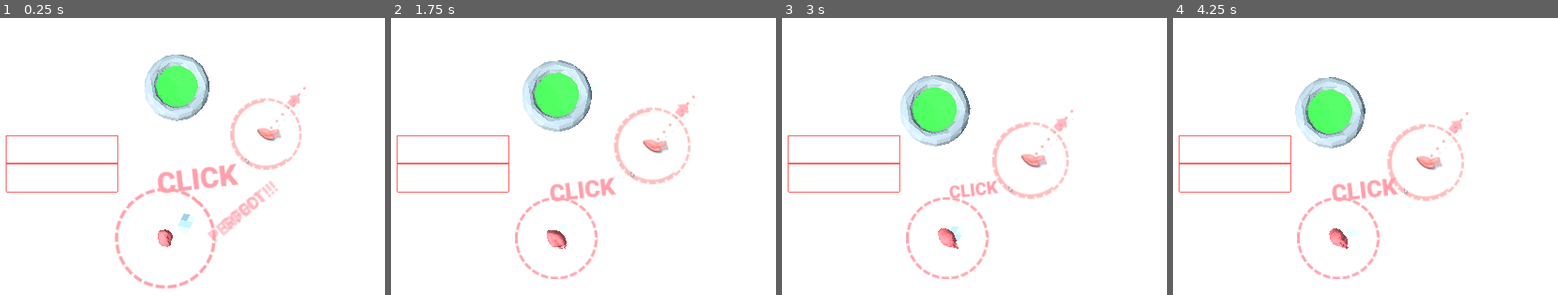
Above: before the commit, frames 1-4 (left to right).
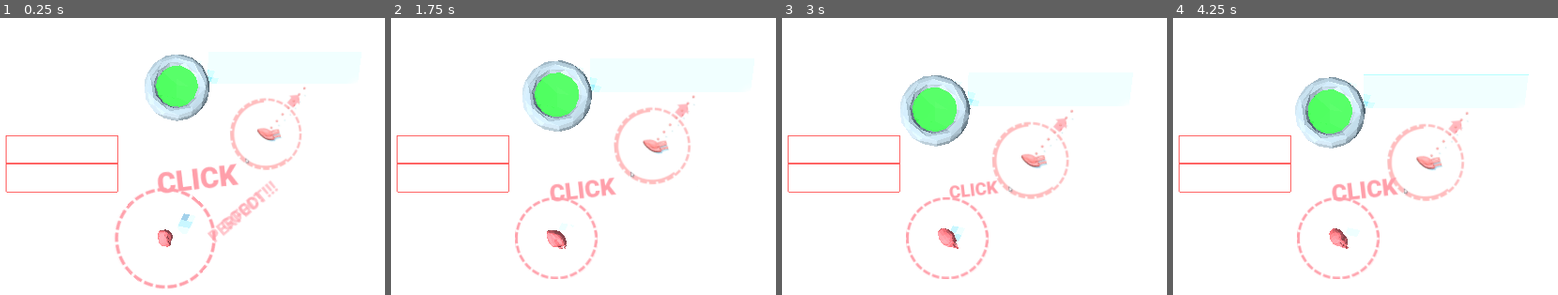
Above: after the commit, the same moments.

Repository: CaptainProton42/ldjam46
Game: Godot game, scene res://TutorialLevel.tscn
Same seed, same stepped clock (60 frames per second), same inputs: the game is played once before the commit and once after it. This scene is started directly instead of the project's main scene.
Inputs (mouse positions are in pixels of both pictures, inside the frame that each line leads up to):
- Up to frame 1 (0.25 s): no input
- Up to frame 2 (1.75 s): tap Space (goto_checkpoint) at 0.5, 1.25, 1.35 s; move the mouse to (722, 217) at 0.52 s; press the mouse at (722, 217) at 0.53 s; hold W (forward) 0.53-1.28 s; move the mouse to (406, 258) at 1.27 s; release the mouse at (406, 258) at 1.28 s
- Up to frame 3 (3 s): tap Space (goto_checkpoint) at 2, 2.75, 2.85 s; move the mouse to (1020, 142) at 2.02 s; press the mouse at (1020, 142) at 2.03 s; hold W (forward) from 2.03 s (still down); move the mouse to (outside the picture) at 2.77 s; release the mouse at (outside the picture) at 2.78 s; click (outside the picture) at 2.92 s
- Up to frame 4 (4.25 s): tap Space (goto_checkpoint) at 3.5 s; move the mouse to (outside the picture) at 3.52 s; release W (forward) at 3.53 s; press the mouse at (outside the picture) at 3.53 s

The runs differ from the first frame. In frame 1, less than 0.1% of the frame differs, in the area x 53-57%, y 18-24%; in frame 2, 0.1%; in frame 3, 0.1%; in frame 4, 0.2%, in the area x 49-93%, y 20-33%.

Commit message:
Improved jumppad.

Diff:
--- /dev/null
+++ b/Label3D.tscn
@@ -0,0 +1,46 @@
+[gd_scene load_steps=7 format=2]
+
+[ext_resource path="res://font/Roboto-Bold.ttf" type="DynamicFontData" id=1]
+
+[sub_resource type="QuadMesh" id=1]
+
+[sub_resource type="Shader" id=5]
+code = "shader_type spatial;
+
+uniform sampler2D tex;
+
+void fragment() {
+	vec4 color = texture(tex, UV);
+	ALBEDO = color.rgb;
+	ALPHA = color.a;
+}"
+
+[sub_resource type="ViewportTexture" id=3]
+viewport_path = NodePath("Viewport")
+
+[sub_resource type="ShaderMaterial" id=4]
+resource_local_to_scene = true
+shader = SubResource( 5 )
+shader_param/tex = SubResource( 3 )
+
+[sub_resource type="DynamicFont" id=6]
+size = 50
+font_data = ExtResource( 1 )
+
+[node name="Label3D" type="MeshInstance"]
+transform = Transform( 2.64665, 0, 0, 0, 2.64665, 0, 0, 0, 2.64665, 0, 0, 0 )
+mesh = SubResource( 1 )
+material/0 = SubResource( 4 )
+
+[node name="Viewport" type="Viewport" parent="."]
+size = Vector2( 800, 900 )
+transparent_bg = true
+render_target_v_flip = true
+
+[node name="Label" type="Label" parent="Viewport"]
+margin_right = 40.0
+margin_bottom = 14.0
+custom_fonts/font = SubResource( 6 )
+custom_colors/font_color = Color( 1, 0.392157, 0.392157, 1 )
+text = "Click the heart to move it.
+It will always jump away from you."
--- a/TutorialLevel.tscn
+++ b/TutorialLevel.tscn
@@ -11,7 +11,7 @@
 [ext_resource path="res://textures/tutorial_1.PNG" type="Texture" id=9]
 [ext_resource path="res://Monitor.tscn" type="PackedScene" id=10]
 [ext_resource path="res://objects/JumpPad.tscn" type="PackedScene" id=11]
-[ext_resource path="res://CheckPoint.tscn" type="PackedScene" id=12]
+[ext_resource path="res://Label3D.tscn" type="PackedScene" id=12]
 
 [sub_resource type="CubeMesh" id=1]
 
@@ -23,6 +23,25 @@
 flags_transparent = true
 flags_unshaded = true
 albedo_texture = ExtResource( 9 )
+
+[sub_resource type="Shader" id=5]
+code = "shader_type spatial;
+
+uniform sampler2D tex;
+
+void fragment() {
+	vec4 color = texture(tex, UV);
+	ALBEDO = color.rgb;
+	ALPHA = color.a;
+}"
+
+[sub_resource type="ViewportTexture" id=6]
+viewport_path = NodePath("Viewport")
+
+[sub_resource type="ShaderMaterial" id=7]
+resource_local_to_scene = true
+shader = SubResource( 5 )
+shader_param/tex = SubResource( 6 )
 
 [node name="TutorialLevel" type="Spatial"]
 
@@ -79,11 +98,9 @@
 
 [node name="Jumppad" parent="." instance=ExtResource( 11 )]
 transform = Transform( -0.00131611, 0, -0.999999, 0, 1, 0, 0.999999, 0, -0.00131611, 0, 0.240543, 11.935 )
+forceHeart = 10.0
+forceVector = Vector3( 0, 1, -0.2 )
 
-[node name="CheckPoint" parent="." instance=ExtResource( 12 )]
-transform = Transform( 1, 0, 0, 0, 1, 0, 0, 0, 1, 1.61363, 0.274132, 12.3763 )
-
-[node name="SpawnPoint" parent="CheckPoint" index="1"]
-transform = Transform( 1, 0, 0, 0, 1, 0, 0, 0, 1, 2.35983, 0.962311, 0.224223 )
-
-[editable path="CheckPoint"]
+[node name="Label3D" parent="." instance=ExtResource( 12 )]
+transform = Transform( 2.64665, 0, 0, 0, 0.601126, 2.57748, 0, -2.57748, 0.601126, 1.86342, 0, 12.6343 )
+material/0 = SubResource( 7 )
--- a/objects/JumpPad.tscn
+++ b/objects/JumpPad.tscn
@@ -9,8 +9,8 @@
 data = PoolVector3Array( 0.4016, -0.114, -0.2319, 0.4008, -0.0985, -0.0608, 0.4597, -0.1143, 0.0605, 0.5159, -0.0572, - …(23047 unchanged characters)…
 
 [sub_resource type="CylinderShape" id=2]
-radius = 0.115905
-height = 0.0715062
+radius = 0.15
+height = 0.186806
 
 [sub_resource type="CylinderShape" id=3]
 radius = 0.2
@@ -37,7 +37,7 @@
 input_ray_pickable = false
 
 [node name="CollisionShape" type="CollisionShape" parent="TriggerArea"]
-transform = Transform( 1.94027, 0, 1.16415e-09, 0, 1.5855, 0, -1.86265e-09, 0, 1.94027, -8.10623e-06, 0.327901, -0.000614882 )
+transform = Transform( 1.94027, 0, 2.32831e-10, 0, 0.960168, 0, -1.62981e-09, 0, 1.94027, -8.10623e-06, 0.270643, -0.000614882 )
 shape = SubResource( 2 )
 
 [node name="ThrowArea" type="Area" parent="."]
--- a/scripts/Jumppad.gd
+++ b/scripts/Jumppad.gd
@@ -7,6 +7,7 @@
 
 export var forceHeart = 5.0
 export var forceObjects = 8.0
+export var forceVector = Vector3(0.0, 1.0, 0.0)
 
 
 # Called when the node enters the scene tree for the first time.
@@ -21,16 +22,11 @@
 
 func _on_Area_body_entered(body):
 	if body.get_name() == "Heart":
-		body.apply_impulse(Vector3(0.0, 0.0, 0.0), Vector3(0.0, 1.0, 0.0) * forceHeart)
+		body.set_linear_velocity(forceVector * forceHeart)
 		throwObjects()
-
-	print(body)
 
 func throwObjects():
 	var objects = get_node("ThrowArea").get_overlapping_bodies()
-	print("--------")
 	for node in objects:
 		if !(node is StaticBody) && !node.get_name() == "Heart":
 			node.apply_impulse(Vector3(0.0, 0.0, 0.0), Vector3(0.0, 1.0, 0.0) * forceObjects)
-			print(node.get_name())
-	print("--------")
Not shown: 1 places in TutorialLevel.tscn that only renumber resources
